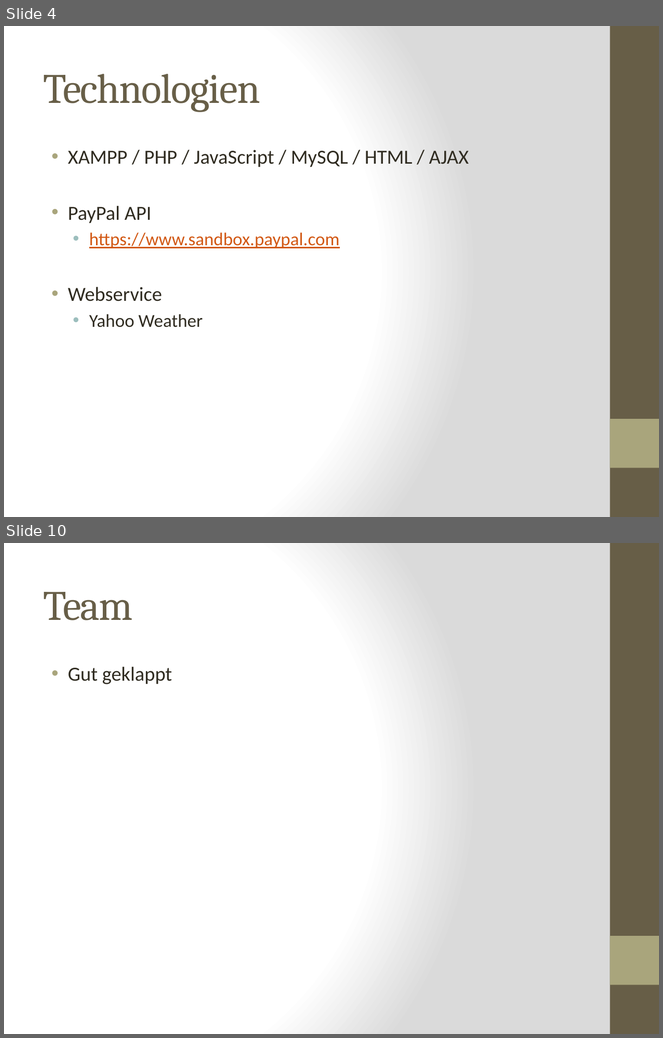
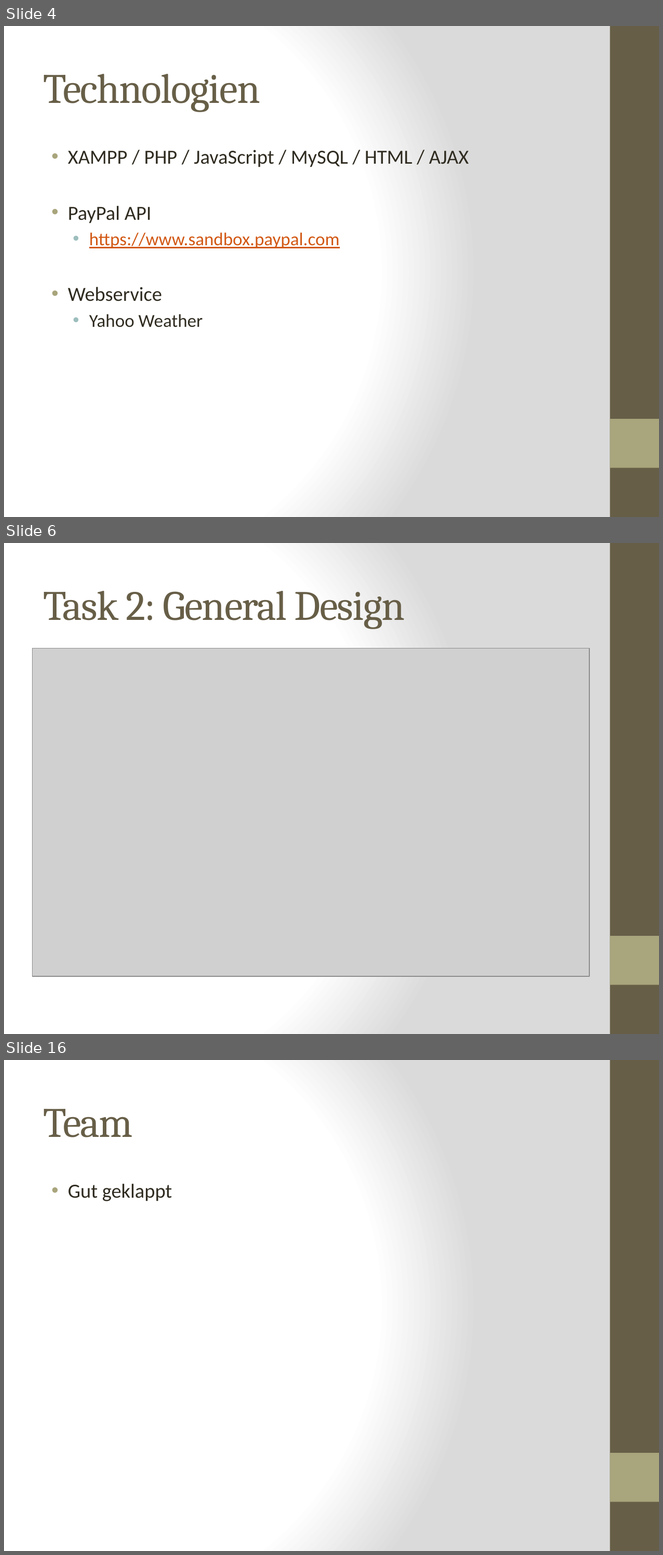
Before and after one commit to kochm8/ch.bfh.bti7054.w2014.p.beerwebshop, a slide deck: doc/Präsentation.pptx. Shown one above the other, each under a label of ours: slides 4 and 10 before the commit, slides 4, 6 and 16 after it; the slides between them are not shown. The pictures are 663x1038 and 663x1555 pixels, drawn with LibreOffice and Linux fonts; fonts in the diff are those of the drawing; grey boxes stand for pictures. Boxes give left, top, right and bottom in pixels: in the first picture for what was removed or moved away, otherwise in the second. Text is boxed around its words. In the diff, an @@ line names an element or a change of style, - is before the commit and + after.

```diff
--- a/doc/Präsentation.pptx
+++ b/doc/Präsentation.pptx
@@ slide 6 added at (4, 543, 659, 1034), background gradient #FFFFFF to #DADADA; not listed: 2 template elements that a slide beside it also shows @@
@@ title added at (44, 591, 405, 629), 46 pt, text #675E47 @@
+Task 2: General Design
@@ picture added at (32, 649, 589, 977) @@
@@ what was slide 10 is now slide 16 @@
```
Also in this commit, not shown: 5 slides changed, 6 other slides added, 1 slide removed, 1 other file.
